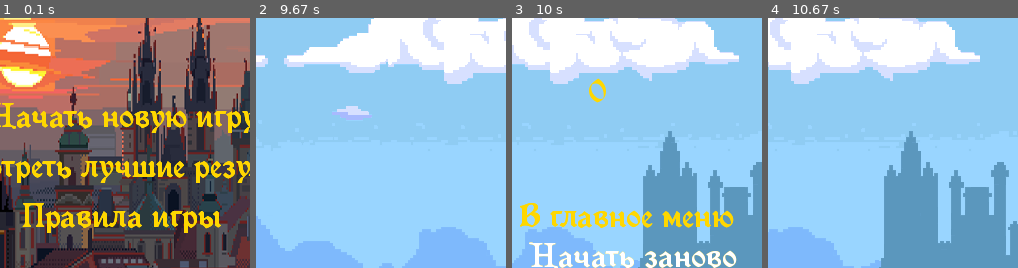
Above: before the commit, frames 1-4 (left to right).
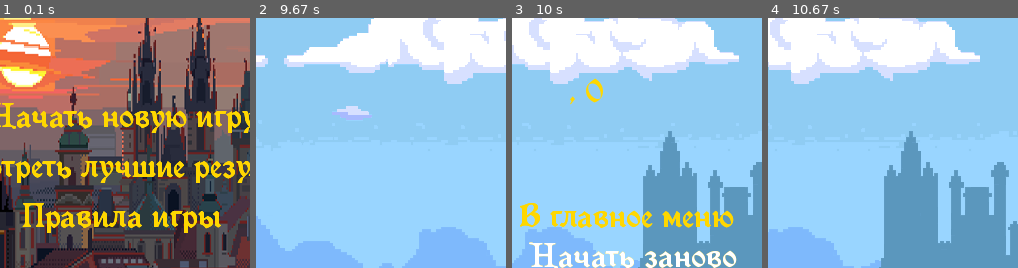
Above: after the commit, the same moments.

Repository: Czenra/PyGame_Project
Game: pygame game, started from Main.py
Same seed, same stepped clock (60 frames per second), same inputs: the game is played once before the commit and once after it.
Inputs (mouse positions are % of the whole screen's width and height, from its top left):
- Up to frame 1 (0.1 s): no input
- Up to frame 2 (9.67 s): click "Правила игры" at 0.42 s; click "Назад" at 0.78 s; click (82, 47) at 1.15 s; click "Назад" at 1.52 s; click "Начать новую игру" at 1.88 s; click (48, 45) at 2.25 s; click (14, 47) at 2.62 s; tap Tab at 2.87 s; tap Space at 3.23, 3.77, 4.15, 4.52, 5.32, 5.68, 6.05, 6.85, 7.22, 7.58, 8.38, 8.75, 9.52 s; hold Up 3.7-4.05 s; hold Down 4.08-4.42 s; hold Up 4.45-4.82 s; hold Up 5.25-5.58 s; hold Down 5.62-5.95 s; hold Up 5.98-6.35 s; hold Up 6.78-7.12 s; hold Down 7.15-7.48 s; hold Up 7.52-7.88 s; hold Up 8.32-8.65 s; hold Down 8.68-9.02 s; hold Down from 9.45 s (still down)
- Up to frame 3 (10 s): release Down at 9.82 s
- Up to frame 4 (10.67 s): click "Начать заново" at 10.02 s; hold Up from 10.32 s (still down); tap Space at 10.38 s
The pictures show only the part of the screen within x 27-77%, y 14-64%; the shares and areas given below are measured in that part.

Frames 1-2 are identical in both runs. In frame 3, 0.5% of the frame differs, in the area x 23-38%, y 24-35%; in frame 4, nothing differs.

Commit message:
almost_everything

Diff:
--- a/Main.py
+++ b/Main.py
@@ -416,11 +416,11 @@
     back_to_main_text = 'В главное меню'
     restart_text = 'Начать заново'
     game_over_text = 'Game Over!'
-    results_text = text +' ' + str(score)
+    results_text = text + ', ' + str(score)
     game_over = Button(game_over_text, 40, 30, 145, 'gold')
     back_to_main = Button(back_to_main_text, 30, 250, 140, 'gold')
     restart = Button(restart_text, 30, 290, 150, 'gold')
-    results = Button(results_text, 30, 125, 200, 'gold')
+    results = Button(results_text, 30, 125, 190, 'gold')
     add_name_and_score(text, score)
     while True:
         for event in pygame.event.get():
Not shown, added: README.txt
Not shown, added: requirements.txt
